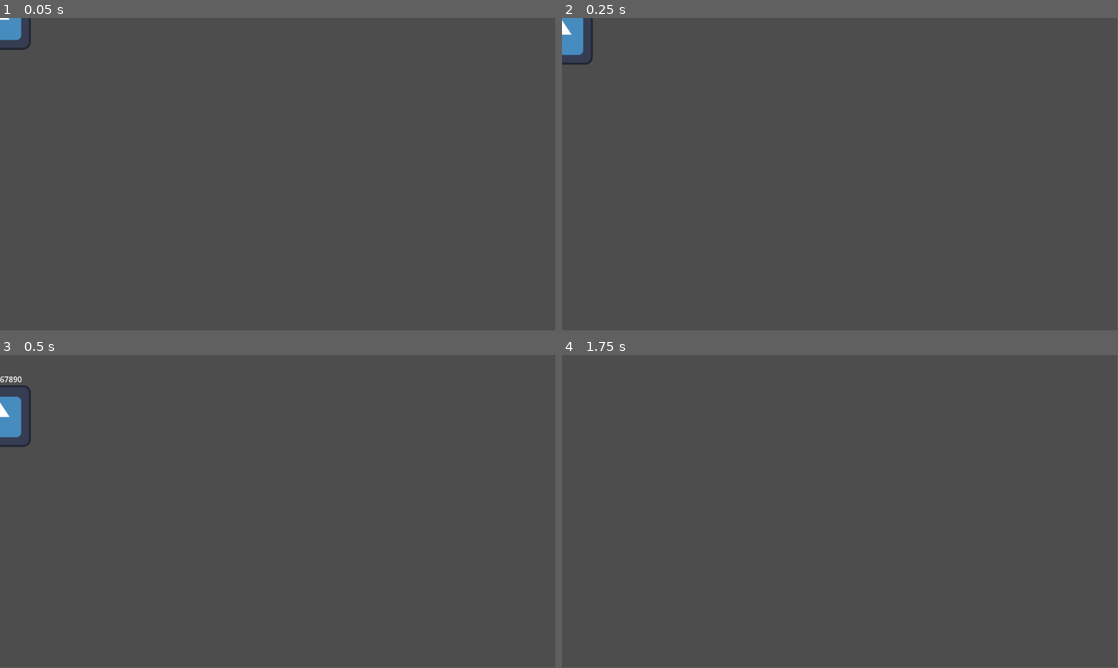
Above: before the commit, frames 1-4 (two rows, left to right).
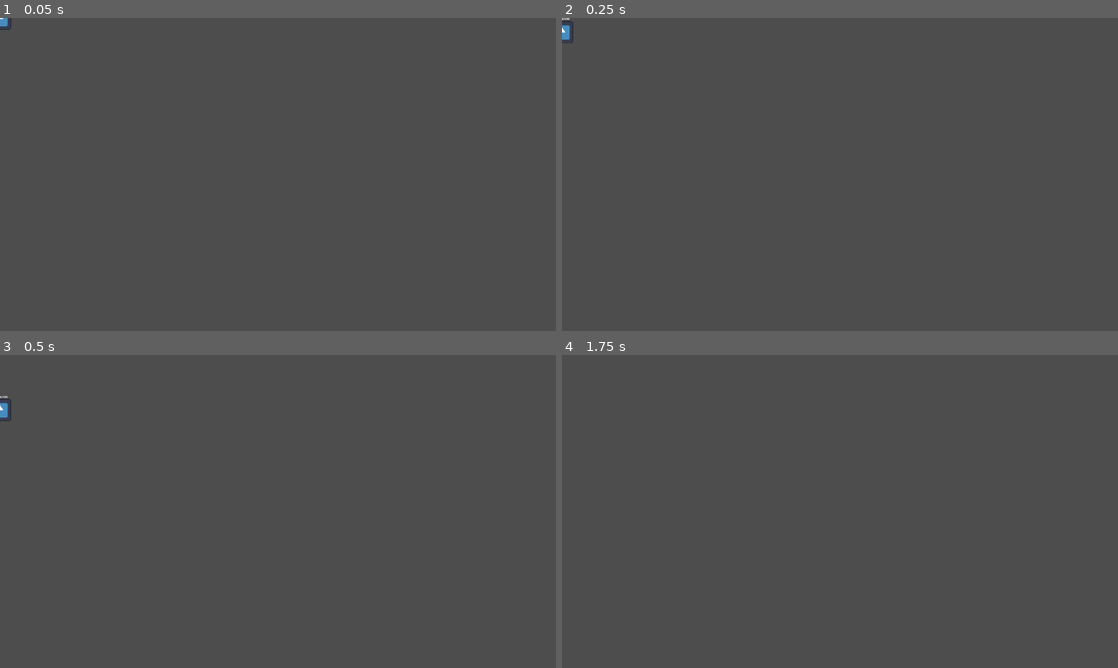
Above: after the commit, the same moments.

Repository: AdamLearns/MultiplayerPlatformerPrototype
Game: Godot game, scene res://scenes/Player.tscn
Same seed, same stepped clock (60 frames per second), same inputs: the game is played once before the commit and once after it. This scene is started directly instead of the project's main scene. The engine's default icon, where the game draws it, is replaced by a stand-in: a white triangle on a blue panel in a dark square.
Inputs:
- Up to frame 1 (0.05 s): no input
- Up to frame 2 (0.25 s): no input
- Up to frame 3 (0.5 s): no input
- Up to frame 4 (1.75 s): tap Enter (ui_accept) at 0.5, 0.77, 1.52 s; hold Right (ui_right) from 0.53 s (still down)
In our replay, the window is 799x449 before the commit and 800x450 after it. These sizes can differ from the game's own. Grey fills any space a smaller window leaves; there, only what the larger window draws over its background counts as a difference.

The runs differ from the first frame. In frame 1, 0.3% of the frame differs, in the area x 0-6%, y 0-11%; in frame 2, 0.5%; in frame 3, 0.7%, in the area x 0-6%, y 6-30%; in frame 4, only the window size differs.

Commit message:
Add blocks and platforms

Diff:
--- a/project.godot
+++ b/project.godot
@@ -24,3 +24,13 @@
 [debug]
 
 gdscript/warnings/untyped_declaration=1
+
+[display]
+
+window/size/viewport_width=1280
+window/size/viewport_height=720
+window/stretch/mode="viewport"
+
+[rendering]
+
+renderer/rendering_method="mobile"
--- /dev/null
+++ b/scenes/Block.tscn
@@ -0,0 +1,17 @@
+[gd_scene load_steps=3 format=3 uid="uid://gtappbidhesv"]
+
+[ext_resource type="Texture2D" uid="uid://cr2i1n8sfribl" path="res://icon.svg" id="1_43cje"]
+
+[sub_resource type="RectangleShape2D" id="RectangleShape2D_hvwrp"]
+size = Vector2(128, 128)
+
+[node name="Block" type="StaticBody2D"]
+metadata/_edit_group_ = true
+
+[node name="Sprite" type="Sprite2D" parent="."]
+modulate = Color(0, 0, 0, 1)
+texture = ExtResource("1_43cje")
+metadata/_edit_group_ = true
+
+[node name="CollisionShape2D" type="CollisionShape2D" parent="."]
+shape = SubResource("RectangleShape2D_hvwrp")
--- a/scenes/Game.tscn
+++ b/scenes/Game.tscn
@@ -1,10 +1,8 @@
 [gd_scene load_steps=4 format=3 uid="uid://co3gmp5y3g12n"]
 
 [ext_resource type="Script" path="res://scripts/Game.gd" id="1_bdye2"]
-[ext_resource type="Texture2D" uid="uid://cr2i1n8sfribl" path="res://icon.svg" id="2_k8vau"]
-
-[sub_resource type="RectangleShape2D" id="RectangleShape2D_hvwrp"]
-size = Vector2(1142, 63)
+[ext_resource type="PackedScene" uid="uid://gtappbidhesv" path="res://scenes/Block.tscn" id="2_fhy27"]
+[ext_resource type="PackedScene" uid="uid://ctdmixibfxqkp" path="res://scenes/Platform.tscn" id="3_r235g"]
 
 [node name="Game" type="Node2D"]
 script = ExtResource("1_bdye2")
@@ -14,15 +12,25 @@
 
 [node name="SpawnedPlayers" type="Node2D" parent="."]
 
-[node name="World" type="StaticBody2D" parent="."]
+[node name="World" type="Node2D" parent="."]
 
-[node name="Sprite" type="Sprite2D" parent="World"]
-position = Vector2(573.5, 644)
-scale = Vector2(8.94531, 0.53125)
-texture = ExtResource("2_k8vau")
+[node name="Floor" parent="World" instance=ExtResource("2_fhy27")]
+position = Vector2(636, 756)
+scale = Vector2(11.36, 0.73)
 
-[node name="CollisionShape2D" type="CollisionShape2D" parent="World"]
-position = Vector2(575, 646.5)
-shape = SubResource("RectangleShape2D_hvwrp")
+[node name="Block" parent="World" instance=ExtResource("2_fhy27")]
+position = Vector2(290, 542)
+
+[node name="Block2" parent="World" instance=ExtResource("2_fhy27")]
+position = Vector2(897, 322)
+
+[node name="Platform" parent="World" instance=ExtResource("3_r235g")]
+position = Vector2(591, 479)
+
+[node name="Platform2" parent="World" instance=ExtResource("3_r235g")]
+position = Vector2(139, 269)
+
+[node name="Platform3" parent="World" instance=ExtResource("3_r235g")]
+position = Vector2(1121, 131)
 
 [connection signal="spawned" from="MultiplayerSpawner" to="." method="_on_multiplayer_spawner_spawned"]
--- /dev/null
+++ b/scenes/Platform.tscn
@@ -0,0 +1,19 @@
+[gd_scene load_steps=3 format=3 uid="uid://ctdmixibfxqkp"]
+
+[ext_resource type="Texture2D" uid="uid://cr2i1n8sfribl" path="res://icon.svg" id="1_jpr4r"]
+
+[sub_resource type="RectangleShape2D" id="RectangleShape2D_hvwrp"]
+size = Vector2(128, 128)
+
+[node name="Platform" type="StaticBody2D"]
+scale = Vector2(1, 0.15)
+metadata/_edit_group_ = true
+
+[node name="Sprite" type="Sprite2D" parent="."]
+modulate = Color(0.937255, 0, 0, 1)
+texture = ExtResource("1_jpr4r")
+metadata/_edit_group_ = true
+
+[node name="CollisionShape2D" type="CollisionShape2D" parent="."]
+shape = SubResource("RectangleShape2D_hvwrp")
+one_way_collision = true
--- a/scenes/Player.tscn
+++ b/scenes/Player.tscn
@@ -12,6 +12,7 @@
 properties/0/replication_mode = 1
 
 [node name="Player" type="CharacterBody2D"]
+scale = Vector2(0.4, 0.4)
 script = ExtResource("1_v725j")
 
 [node name="Sprite" type="Sprite2D" parent="."]
